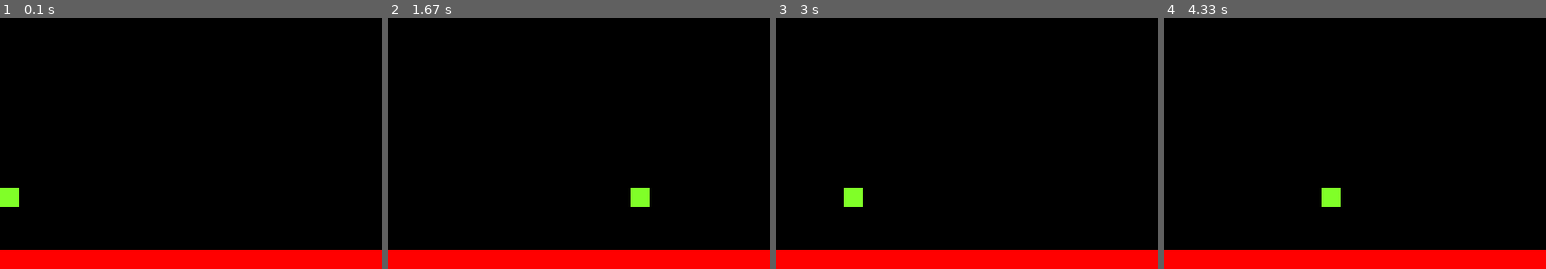
Above: before the commit, frames 1-4 (left to right).
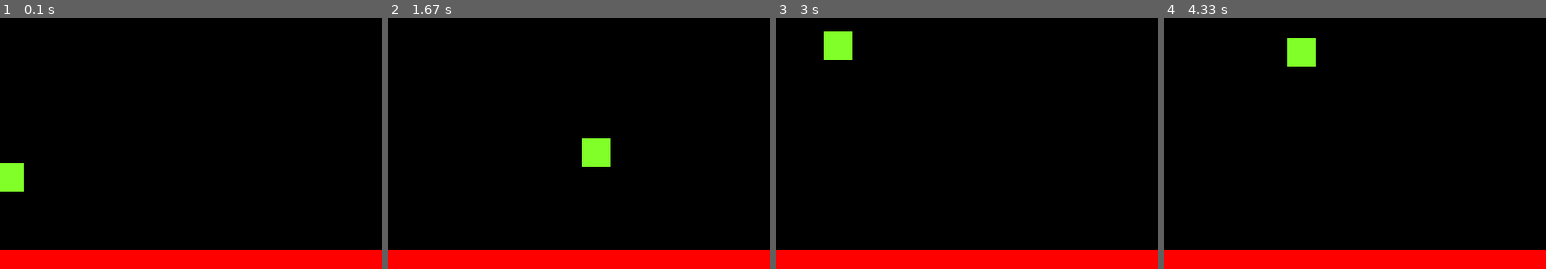
Above: after the commit, the same moments.

Repository: Exoutia/pygame_platformer
Game: pygame game, started from main.py
Two runs of this game, one before a commit and one after it. Both use one fixed random seed, a clock stepped at 60 frames per second and the inputs below.
Inputs:
- Up to frame 1 (0.1 s): no input
- Up to frame 2 (1.67 s): tap Space at 0.33, 0.73, 1.03, 1.23, 1.53 s; hold Right 0.67-1.13 s; hold Right 1.17-1.63 s
- Up to frame 3 (3 s): hold Left 1.67-2.2 s; tap Space at 1.73, 2.03, 2.3, 2.6, 2.73 s; hold Left 2.23-2.63 s; hold Right from 2.67 s (still down)
- Up to frame 4 (4.33 s): tap Space at 3.03, 3.4, 3.7, 3.9, 4.2 s; release Right at 3.3 s; hold Left 3.33-3.8 s; hold Right 3.83-4.3 s

The runs differ from the first frame. In frame 1, 0.9% of the frame differs, in the area x 0-7%, y 57-76%; in frame 2, 1.2%, in the area x 50-69%, y 47-76%; in frame 3, 1.2%; in frame 4, 1.2%.

Commit message:
moving and jumping addition

Diff:
--- a/main.py
+++ b/main.py
@@ -1,13 +1,14 @@
 import pygame
 from pygame.locals import *
 import sys
+import random
 
 pygame.init()
-vec = pygame.math.Vector2  # 2 for two dimensional
+vec = pygame.math.Vector2 #2 for two dimensional
 
 HEIGHT = 450
 WIDTH = 400
-ACC = 0.6
+ACC = 0.5
 FRIC = -0.12
 FPS = 60
 
@@ -19,21 +20,23 @@
 class Player(pygame.sprite.Sprite):
     def __init__(self):
         super().__init__()
-        self.surf = pygame.Surface((20, 20))
-        self.surf.fill((128, 255, 40))
+        #self.image = pygame.image.load("character.png")
+        self.surf = pygame.Surface((30, 30))
+        self.surf.fill((128,255,40))
         self.rect = self.surf.get_rect()
 
-        self.pos = vec((10, 385))
+        self.pos = vec((10, 360))
         self.vel = vec(0,0)
         self.acc = vec(0,0)
 
     def move(self):
-        self.acc = vec(0, 0)
+        self.acc = vec(0,0.5)
 
-        presed_keys = pygame.key.get_pressed()
-        if presed_keys[K_LEFT]:
+        pressed_keys = pygame.key.get_pressed()
+
+        if pressed_keys[K_LEFT]:
             self.acc.x = -ACC
-        if presed_keys[K_RIGHT]:
+        if pressed_keys[K_RIGHT]:
             self.acc.x = ACC
 
         self.acc.x += self.vel.x * FRIC
@@ -47,35 +50,56 @@
 
         self.rect.midbottom = self.pos
 
-class Platform(pygame.sprite.Sprite):
+    def jump(self):
+        hits = pygame.sprite.spritecollide(self, platforms, False)
+        if hits:
+           self.vel.y = -15
+
+
+    def update(self):
+        hits = pygame.sprite.spritecollide(P1 ,platforms, False)
+        if P1.vel.y > 0:
+            if hits:
+                self.vel.y = 0
+                self.pos.y = hits[0].rect.top + 1
+
+
+class platform(pygame.sprite.Sprite):
     def __init__(self):
         super().__init__()
         self.surf = pygame.Surface((WIDTH, 20))
-        self.surf.fill((255, 0, 0))
-        self.rect = self.surf.get_rect(center=(WIDTH/2, HEIGHT-10))
+        self.surf.fill((255,0,0))
+        self.rect = self.surf.get_rect(center = (WIDTH/2, HEIGHT - 10))
 
-PT1 = Platform()
+    def move(self):
+        pass
+
+PT1 = platform()
 P1 = Player()
 
 all_sprites = pygame.sprite.Group()
 all_sprites.add(PT1)
 all_sprites.add(P1)
 
-def main():
-    while True:
-        for event in pygame.event.get():
-            if event.type == QUIT:
-                pygame.quit()
-                sys.exit()
+platforms = pygame.sprite.Group()
+platforms.add(PT1)
 
-        displaysurface.fill('black')
 
-        P1.move()
-        for entity in all_sprites:
-            displaysurface.blit(entity.surf, entity.rect)
+while True:
+    for event in pygame.event.get():
+        if event.type == QUIT:
+            pygame.quit()
+            sys.exit()
+        if event.type == pygame.KEYDOWN:
+            if event.key == pygame.K_SPACE:
+                P1.jump()
 
-        pygame.display.update()
-        FramePerSec.tick(FPS)
+    displaysurface.fill((0,0,0))
+    P1.update()
 
-if __name__ == "__main__":
-    main()
+    for entity in all_sprites:
+        displaysurface.blit(entity.surf, entity.rect)
+        entity.move()
+
+    pygame.display.update()
+    FramePerSec.tick(FPS)
